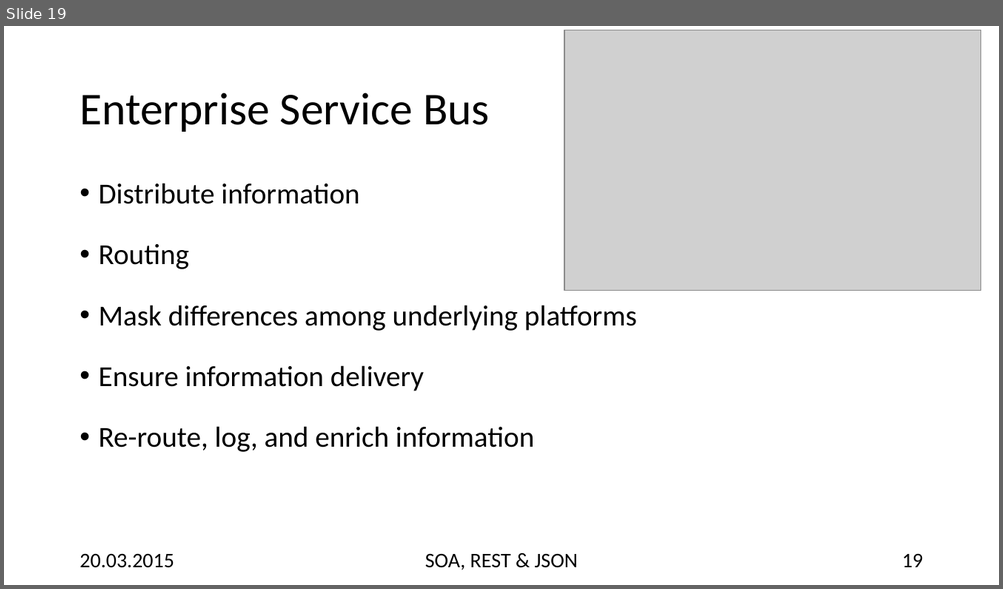
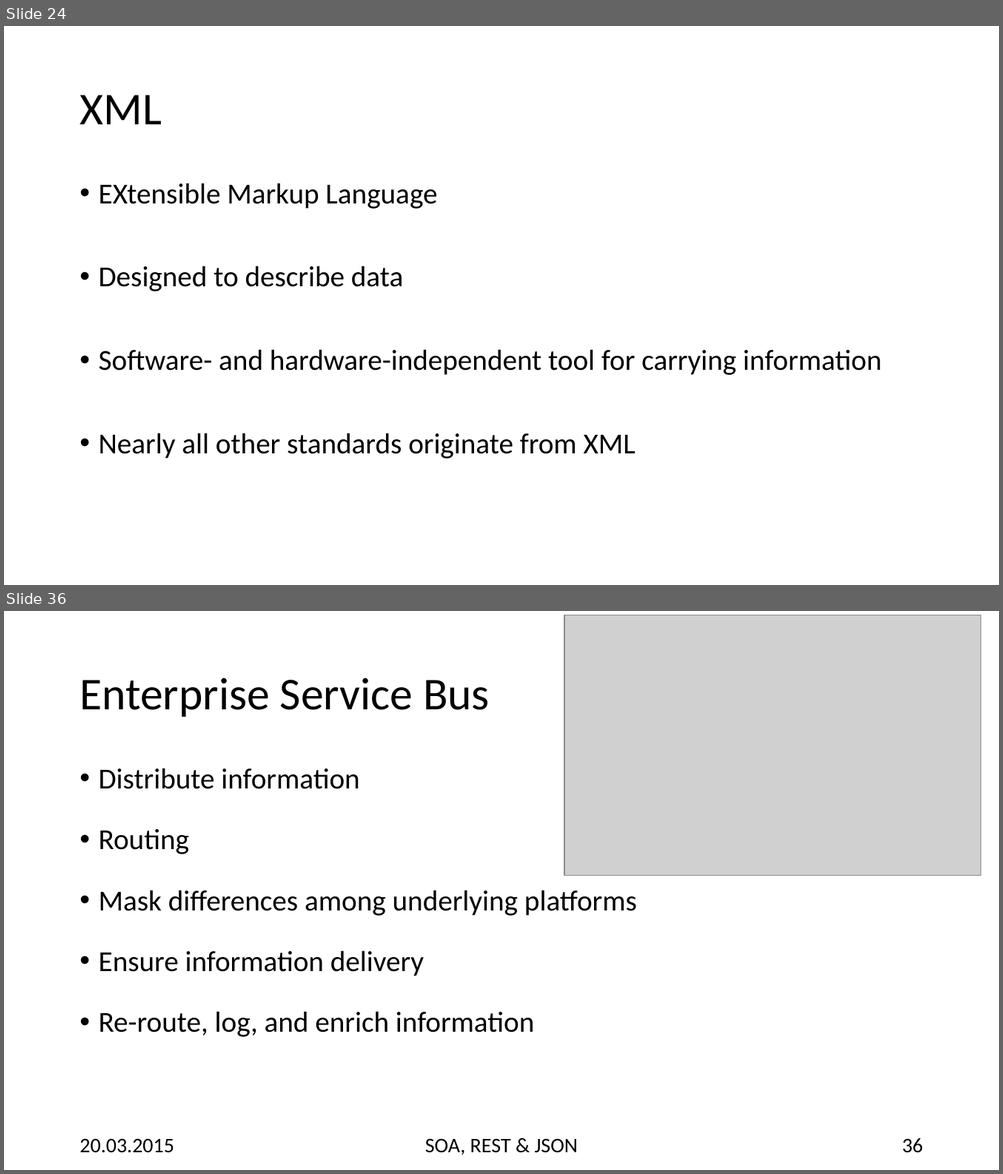
Before and after one commit to hsiegel-tgm/SOA2, a slide deck: p2.pptx. Shown one above the other, each under a label of ours: slide 19 before the commit, slides 24 and 36 after it; the slides between them are not shown. The pictures are 1003x589 and 1003x1174 pixels, drawn with LibreOffice and Linux fonts; fonts in the diff are those of the drawing; grey boxes stand for pictures. Boxes give left, top, right and bottom in pixels: in the first picture for what was removed or moved away, otherwise in the second. Text is boxed around its words. In the diff, an @@ line names an element or a change of style, - is before the commit and + after.

```diff
--- a/p2.pptx
+++ b/p2.pptx
@@ slide 24 added at <box>4,26,999,585</box>, background #FFFFFF @@
@@ title added at <box>79,95,161,124</box>, 44 pt, text #000000 @@
+XML
@@ text added at <box>99,183,881,459</box>, 28 pt, text #000000 @@
+• EXtensible Markup Language
+• Designed to describe data
+• Software- and hardware-independent tool for carrying information
+• Nearly all other standards originate from XML
@@ what was slide 19 is now slide 36 @@
@@ page number at <box>902,1139,922,1153</box>: text changed @@
-19
+36
```
Also in this commit, not shown: 6 slides changed, 19 other slides added, 4 other files.
